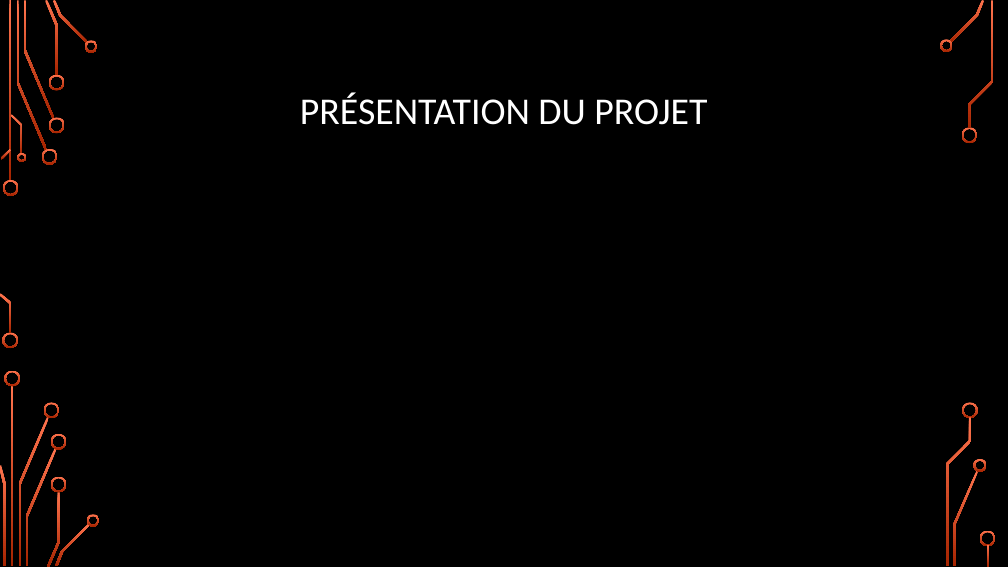
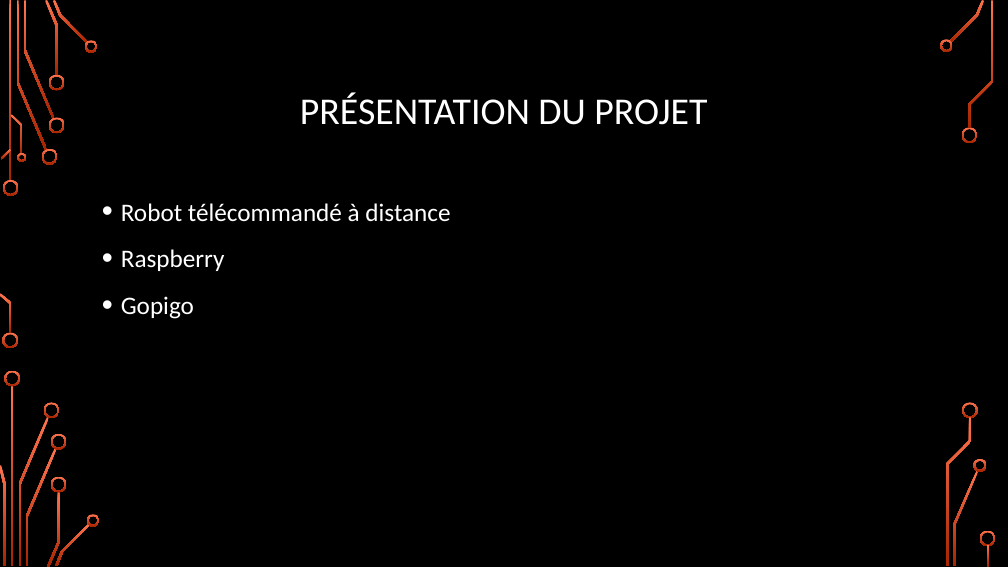
Before and after one commit to zipang29/gopiwan, a slide deck: slide 3 of Documents/diaporama_soutenance.pptx. Drawn at 1008x567 pixels with LibreOffice and Linux fonts; fonts in the diff are those of the drawing; background and template pictures are left out. Boxes give left, top, right and bottom in pixels: in the first picture for what was removed or moved away, otherwise in the second. Text is boxed around its words. In the diff, an @@ line names an element or a change of style, - is before the commit and + after.

```diff
--- a/Documents/diaporama_soutenance.pptx
+++ b/Documents/diaporama_soutenance.pptx
@@ text added at <box>121,203,450,319</box>, 24 pt, text #FFFFFF @@
+• Robot télécommandé à distance
+• Raspberry
+• Gopigo
```
Also in this commit, not shown: 3 other slides changed, 1 slide added, 1 slide removed.
